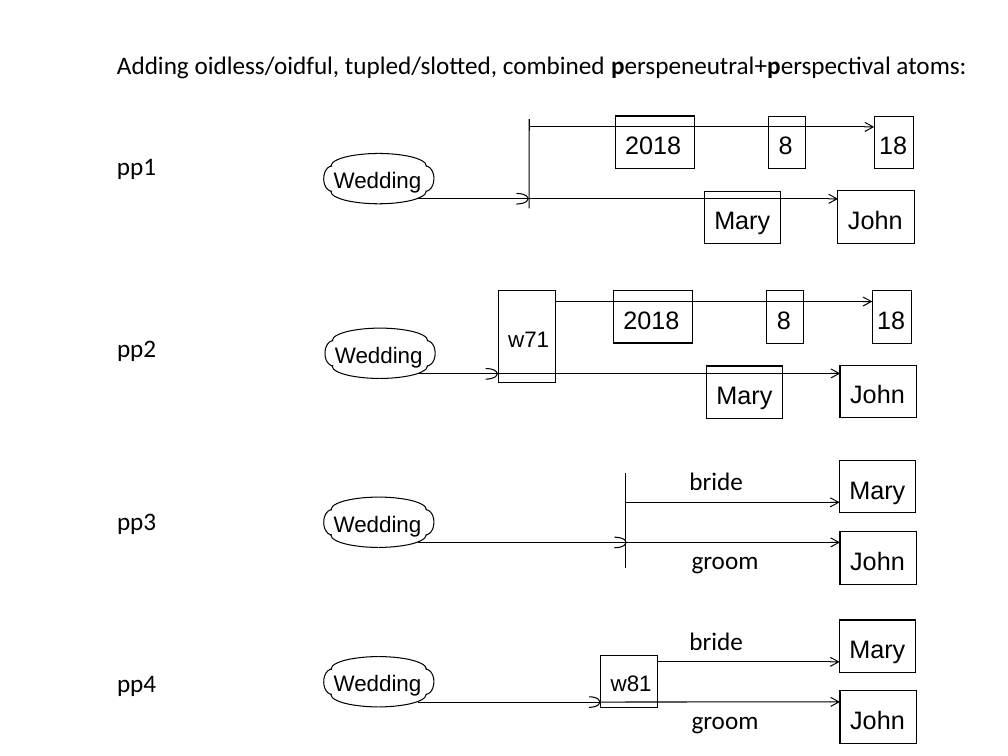
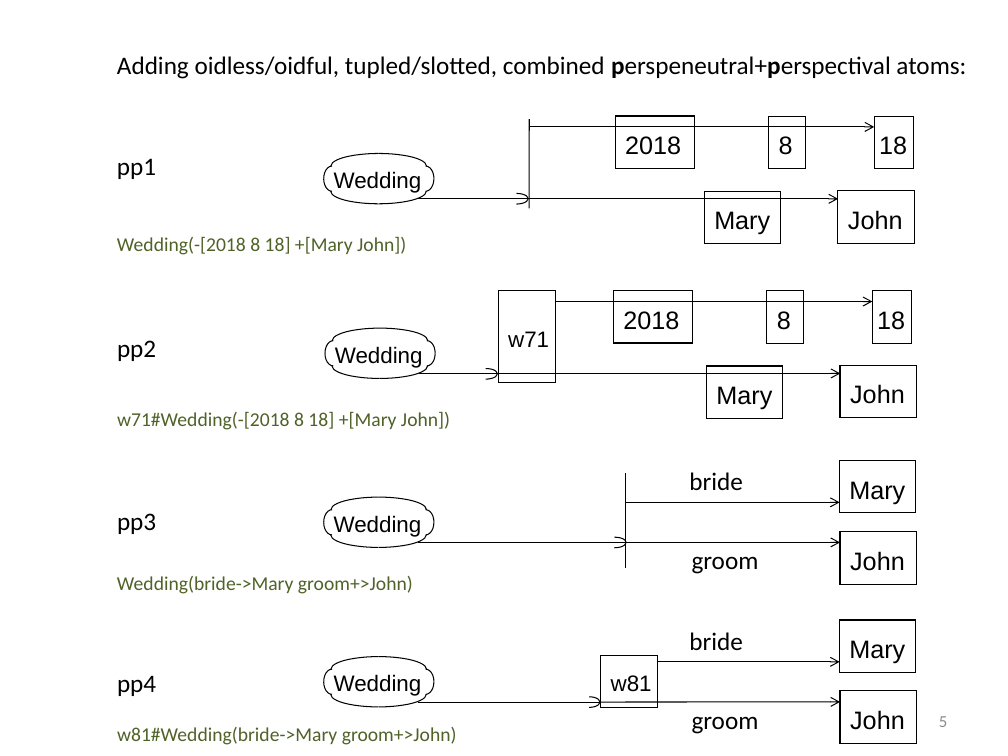
Before and after one commit to RuleML/ruleml-website, a slide deck: slide 5 of talks/PSOAMetamodelGrailogWedding.pptx. Drawn at 1008x756 pixels with LibreOffice and Linux fonts; fonts in the diff are those of the drawing. Boxes give left, top, right and bottom in pixels: in the first picture for what was removed or moved away, otherwise in the second. Text is boxed around its words. In the diff, an @@ line names an element or a change of style, - is before the commit and + after.

```diff
--- a/talks/PSOAMetamodelGrailogWedding.pptx
+++ b/talks/PSOAMetamodelGrailogWedding.pptx
@@ text added at (117,237,406,255), 14 pt, text #4F6228 @@
+Wedding(-[2018 8 18] +[Mary John])
@@ text added at (117,412,450,430), 14 pt, text #4F6228 @@
+w71#Wedding(-[2018 8 18] +[Mary John])
@@ text added at (117,576,413,594), 14 pt, text #4F6228 @@
+Wedding(bride->Mary groom+>John)
@@ page number added at (939,716,947,727), 12 pt, text #8C8C8C @@
+5
@@ text added at (117,727,457,745), 14 pt, text #4F6228 @@
+w81#Wedding(bride->Mary groom+>John)
```
Also in this commit, not shown: 5 other slides changed, 1 slide added, 1 other file.
